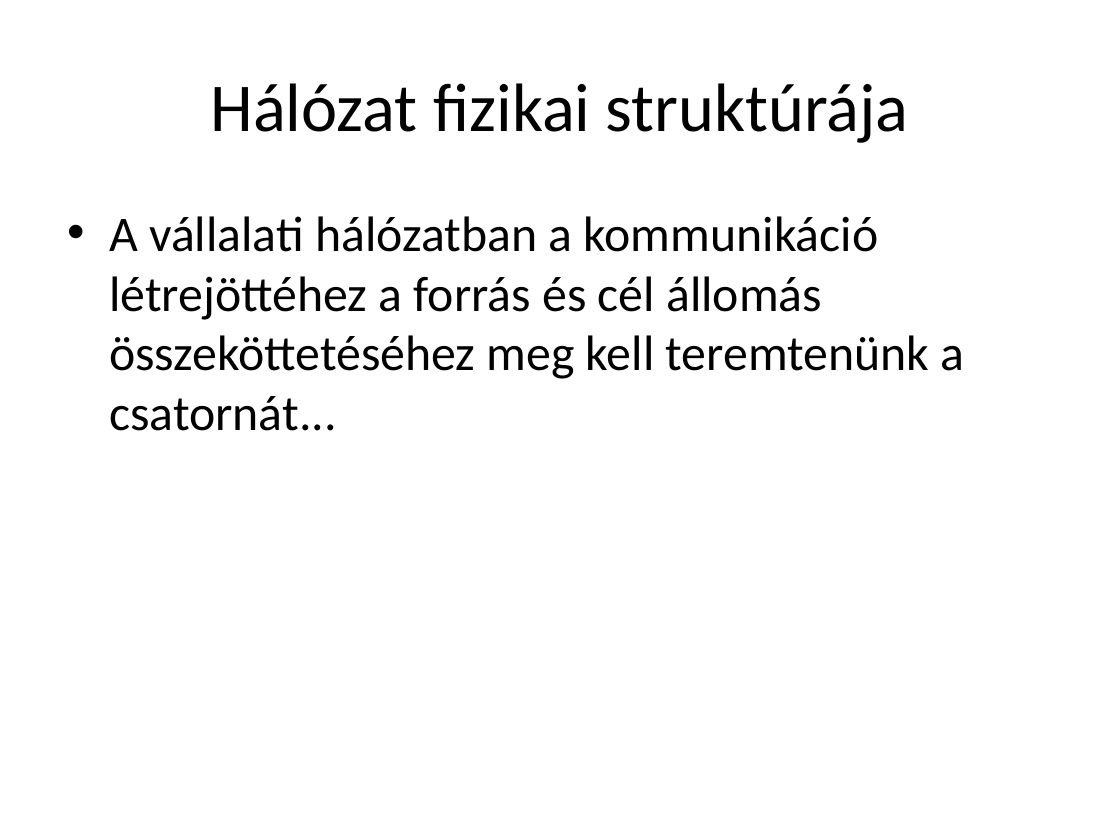
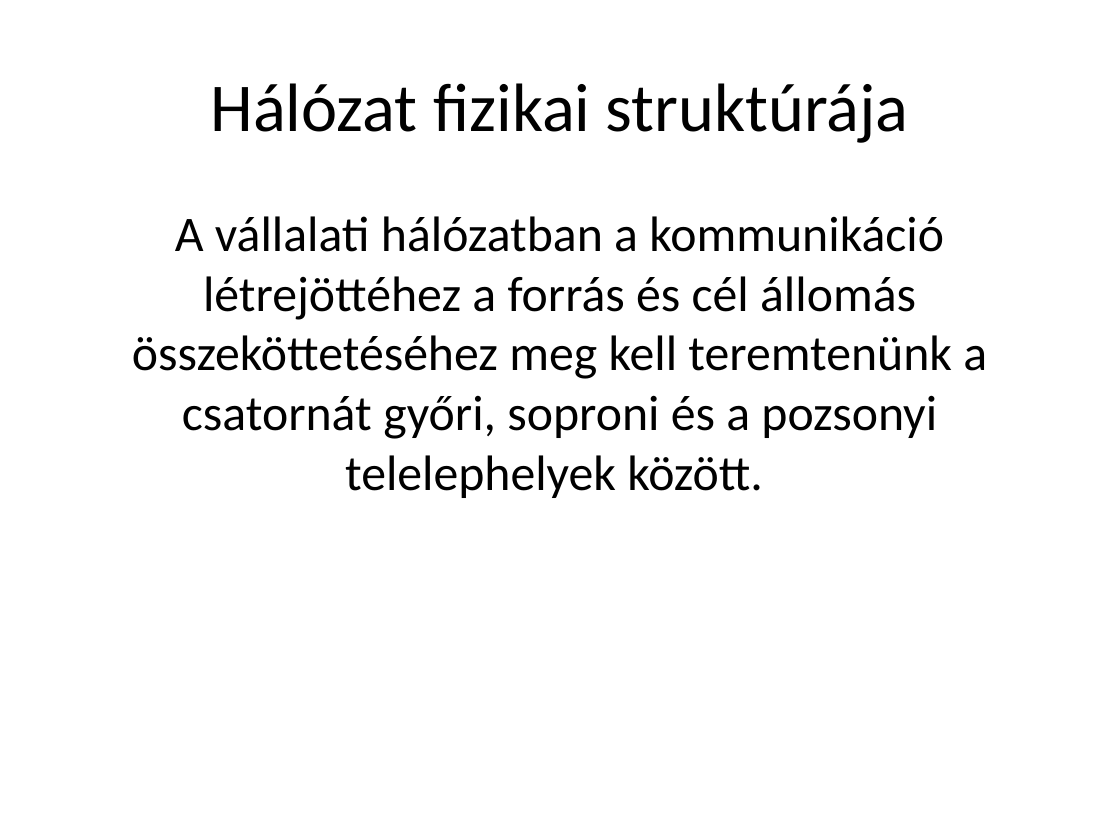
Before and after one commit to LocskaG/Uzemelteto_vizsgaremek_2024, a slide deck: slide 4 of BEMUTATÓ/Halozattervezesi_vizsgaremek_ppt.pptx. Drawn at 1120x840 pixels with LibreOffice and Linux fonts; fonts in the diff are those of the drawing. Boxes give left, top, right and bottom in pixels: in the first picture for what was removed or moved away, otherwise in the second. Text is boxed around its words. In the diff, an @@ line names an element or a change of style, - is before the commit and + after.

```diff
--- a/BEMUTATÓ/Halozattervezesi_vizsgaremek_ppt.pptx
+++ b/BEMUTATÓ/Halozattervezesi_vizsgaremek_ppt.pptx
@@ text at (132, 216, 987, 498): text changed @@
-• A vállalati hálózatban a kommunikáció létrejöttéhez a forrás és cél állomás összeköttetéséhez meg kell teremtenünk a csatornát...
+A vállalati hálózatban a kommunikáció létrejöttéhez a forrás és cél állomás összeköttetéséhez meg kell teremtenünk a csatornát győri, soproni és a pozsonyi telelephelyek között.
```
Also in this commit, not shown: 12 other slides changed, 2 slides added, 5 slides removed.
